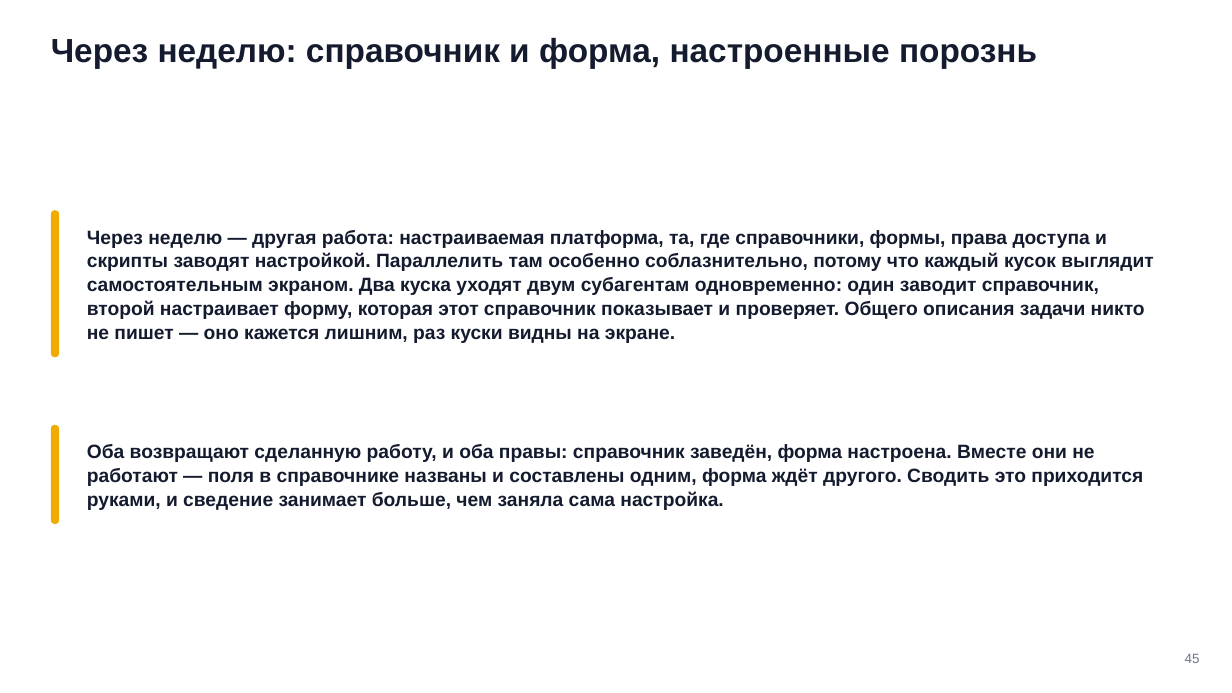
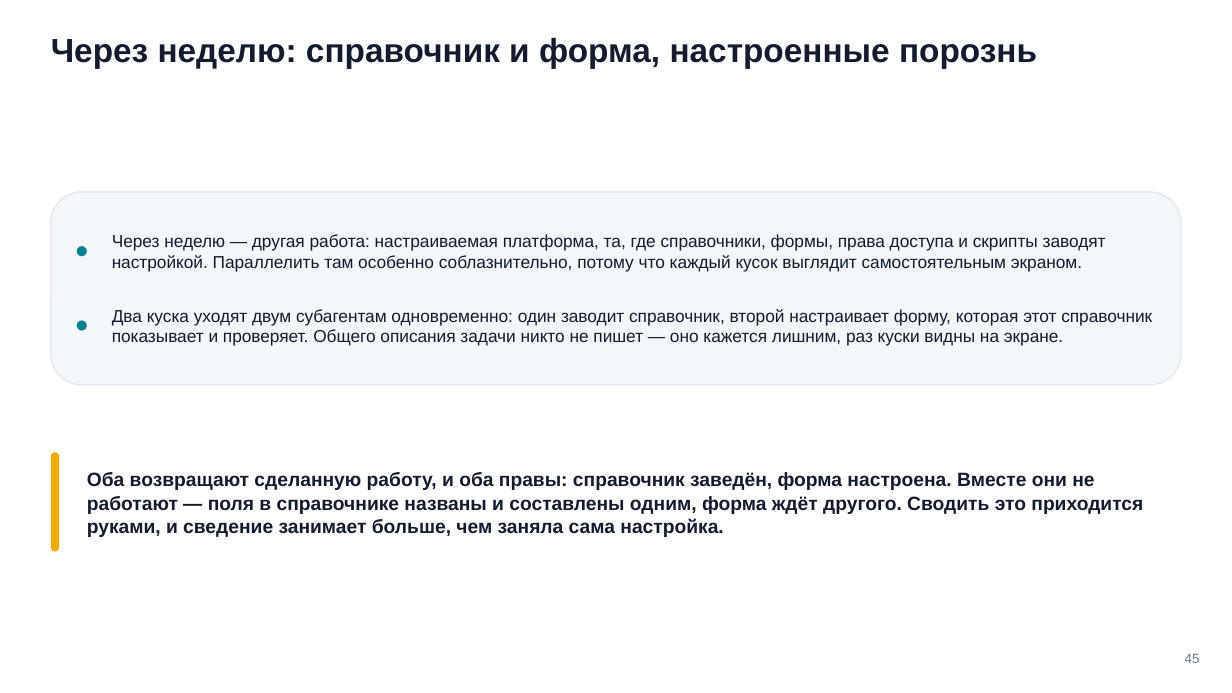
Before and after one commit to tellina-study/AI-usage-lessons, a slide deck: slide 45 of library/seminars/sem-06/rendered/sem-06.pptx. Drawn at 1232x693 pixels with LibreOffice and Linux fonts; fonts in the diff are those of the drawing. Boxes give left, top, right and bottom in pixels: in the first picture for what was removed or moved away, otherwise in the second. Text is boxed around its words. In the diff, an @@ line names an element or a change of style, - is before the commit and + after.

```diff
--- a/library/seminars/sem-06/rendered/sem-06.pptx
+++ b/library/seminars/sem-06/rendered/sem-06.pptx
@@ rounded rectangle added at <box>51,192,1181,385</box>, fill #F4F7FA, outline #E5EAF0 1.2 pt @@
@@ rounded rectangle removed at <box>51,211,59,358</box> @@
@@ text added at <box>112,234,1106,272</box>, 13.5 pt, text #141B2E @@
+Через неделю — другая работа: настраиваемая платформа, та, где справочники, формы, права доступа и скрипты заводят настройкой. Параллелить там особенно соблазнительно, потому что каждый кусок выглядит самостоятельным экраном.
@@ rounded rectangle added at <box>77,246,87,256</box>, fill #028090 @@
@@ rounded rectangle added at <box>77,321,87,331</box>, fill #028090 @@
@@ text at <box>112,309,1152,346</box>: text changed; size 15 to 13.5 pt; bold off @@
-Через неделю — другая работа: настраиваемая платформа, та, где справочники, формы, права доступа и скрипты заводят настройкой. Параллелить там особенно соблазнительно, потому что каждый кусок выглядит самостоятельным экраном. Два куска уходят двум субагентам одновременно: один заводит справочник, второй настраивает форму, которая этот справочник показывает и проверяет. Общего описания задачи никто не пишет — оно кажется лишним, раз куски видны на экране.
+Два куска уходят двум субагентам одновременно: один заводит справочник, второй настраивает форму, которая этот справочник показывает и проверяет. Общего описания задачи никто не пишет — оно кажется лишним, раз куски видны на экране.
@@ rounded rectangle: place and size @@
-rounded rectangle at <box>51,425,59,524</box>
+rounded rectangle at <box>51,452,59,551</box>
@@ text "Оба возвращают сделанную работу, и ...": place and size @@
-text "Оба возвращают сделанную работу, и ..." at <box>87,444,1143,510</box>
+text "Оба возвращают сделанную работу, и ..." at <box>87,472,1143,537</box>
```
Also in this commit, not shown: 6 other slides changed, 15 other files.
